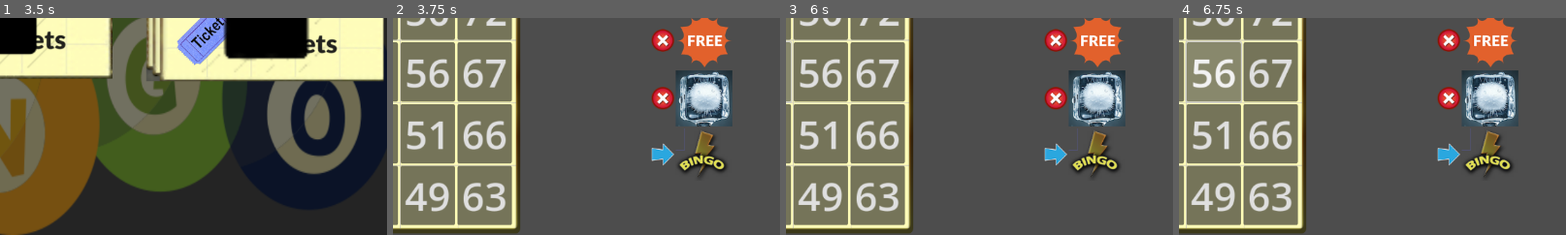
Above: before the commit, frames 1-4 (left to right).
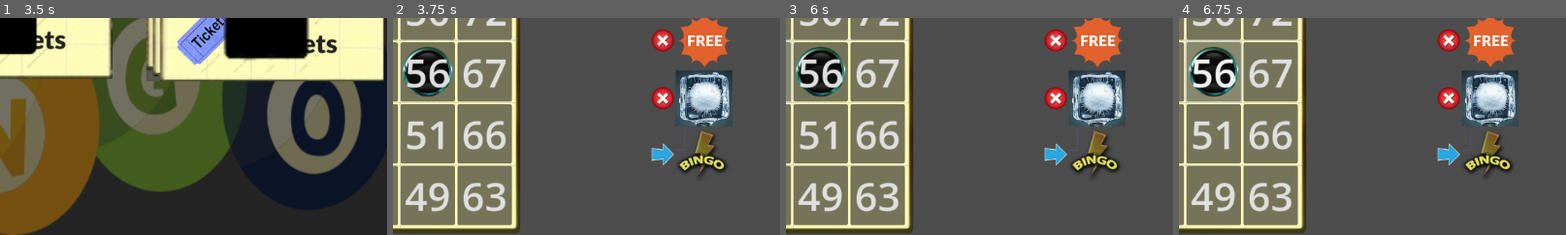
Above: after the commit, the same moments.

Repository: FuadAhmad/dgd-team-repo
Game: Godot game, scene res://main.tscn
Two runs of this game, one before a commit and one after it. Both use one fixed random seed, a clock stepped at 60 frames per second and the inputs below.
Inputs (mouse positions are % of the whole screen's width and height, from its top left):
- Up to frame 1 (3.5 s): click (90, 63) at 0.5 s; click (90, 63) at 1.25 s; click (90, 63) at 2 s; tap Enter at 2.75 s; move the mouse to (30, 63) at 2.77 s; click (30, 63) at 2.92 s
- Up to frame 2 (3.75 s): click (15, 42) at 3.5 s
- Up to frame 3 (6 s): click "8" at 4.25 s; click "18" at 5 s; click "38" at 5.75 s
- Up to frame 4 (6.75 s): click "56" at 6.5 s
The pictures show only the part of the screen within x 49-99%, y 50-100%; the shares and areas given below are measured in that part.

Frame 1 is identical in both runs. In frame 2, 1.8% of the frame differs, in the area x 2-16%, y 13-37%; in frame 3, 1.8%; in frame 4, 1.8%.
Error after the commit: Invalid access of index '5' on a base object of type: 'Array'. (res://Gameplay/board.gd:38)

Commit message:
powerup to parent-powerups mngr

Diff:
--- a/Gameplay/board.gd
+++ b/Gameplay/board.gd
@@ -7,12 +7,14 @@
 var BingoWinScreen
 # Called when the node enters the scene tree for the first time.
 func _ready() -> void:
+
 	make_board()
 	print("Board's parent: ", get_parent().name)
 	gameplay = get_parent()
 	BingoWinScreen = gameplay.get_node("BingoWin")
 	BingoWinScreen.visible = false
 	#print(number2D)
+
 
 
 # Called every frame. 'delta' is the elapsed time since the previous frame.
@@ -35,9 +37,10 @@
 	for button in buttons:
 		var number =  number2D[button_index%5][button_index/5]
 		button.connect("pressed", _on_button_daub.bind(button_index, button, number))
+
 		button.text = str(number)#.pop_back())
 		button_index += 1
-
+	#buttons[13].text = " "
 
 func _on_button_daub(index, button, number):
 	#print("Pressed button index", indx)
@@ -46,6 +49,7 @@
 		daubed2D[index%5][index/5] = 1
 		check_for_bingo()
 		button.disabled = true
+		#button.Icon = load("res://assets/powerups/Dab.png")
 
 func set_bingo_win():
 	BingoWinScreen.visible = true
--- a/Gameplay/board.tscn
+++ b/Gameplay/board.tscn
@@ -18,6 +18,11 @@
 script = ExtResource("1_k0vch")
 
 [node name="Button" type="Button" parent="."]
+custom_minimum_size = Vector2(88, 88)
+layout_mode = 2
+theme_override_font_sizes/font_size = 64
+
+[node name="Button25" type="Button" parent="."]
 custom_minimum_size = Vector2(88, 88)
 layout_mode = 2
 theme_override_font_sizes/font_size = 64
@@ -156,10 +161,3 @@
 size_flags_horizontal = 0
 size_flags_vertical = 0
 theme_override_font_sizes/font_size = 64
-
-[node name="Button25" type="Button" parent="."]
-custom_minimum_size = Vector2(88, 88)
-layout_mode = 2
-size_flags_horizontal = 0
-size_flags_vertical = 0
-theme_override_font_sizes/font_size = 64
--- a/Gameplay/gameplay.tscn
+++ b/Gameplay/gameplay.tscn
@@ -1,10 +1,11 @@
-[gd_scene load_steps=18 format=3 uid="uid://c7c1l6j2kjnsa"]
+[gd_scene load_steps=19 format=3 uid="uid://c7c1l6j2kjnsa"]
 
 [ext_resource type="Script" path="res://Gameplay/gameplay.gd" id="1_k0f4f"]
 [ext_resource type="Texture2D" uid="uid://dagb0tnl2wjrm" path="res://Gameplay/bingo-card2.png" id="2_edurn"]
 [ext_resource type="Script" path="res://Gameplay/ball_call.gd" id="2_j37dy"]
 [ext_resource type="PackedScene" uid="uid://bkhq58ogy7np" path="res://Gameplay/ball.tscn" id="3_r3gmh"]
 [ext_resource type="PackedScene" uid="uid://cu2tp6yfuvbvf" path="res://Gameplay/board.tscn" id="3_sg2tb"]
+[ext_resource type="Texture2D" uid="uid://tjxn3a864u67" path="res://assets/powerups/Dab.png" id="6_76ec1"]
 [ext_resource type="Texture2D" uid="uid://dfatjksuo6srg" path="res://Gameplay/goodBingoBG.jpg" id="6_jqddx"]
 [ext_resource type="Texture2D" uid="uid://cbxx8285qlkfh" path="res://Gameplay/monster.png" id="7_k7qb3"]
 [ext_resource type="Script" path="res://Gameplay/monster.gd" id="8_t26ny"]
@@ -80,7 +81,30 @@
 grow_vertical = 1
 scale = Vector2(0.92, 0.92)
 
+[node name="Button" parent="Board" index="0"]
+icon_alignment = 1
+expand_icon = true
+
+[node name="Button13" parent="Board" index="13"]
+icon = ExtResource("6_76ec1")
+icon_alignment = 1
+expand_icon = true
+
+[node name="Button24" parent="Board" index="24"]
+icon_alignment = 1
+expand_icon = true
+
+[node name="TextureButton2" type="TextureButton" parent="Board"]
+layout_mode = 2
+stretch_mode = 0
+
+[node name="Label" type="Label" parent="Board/TextureButton2"]
+layout_mode = 0
+offset_right = 40.0
+offset_bottom = 23.0
+
 [node name="BingoWin" type="TextureRect" parent="."]
+visible = false
 offset_left = 304.0
 offset_top = 173.0
 offset_right = 773.0
@@ -179,6 +203,7 @@
 [node name="TextureButton" parent="Powerups/VBoxContainer/Powerup6" index="1"]
 texture_normal = ExtResource("17_3tttp")
 
+[editable path="Board"]
 [editable path="Powerups/VBoxContainer/Powerup2"]
 [editable path="Powerups/VBoxContainer/Powerup4"]
 [editable path="Powerups/VBoxContainer/Powerup5"]
--- a/Gameplay/powerup.gd
+++ b/Gameplay/powerup.gd
@@ -15,12 +15,12 @@
 }
 @export var power_status : int
 var power_type
-
+var parent_powerups
 
 func _ready():
-	var parent_node = find_node_in_parents("Powerups")
-	if parent_node:
-		print("Parent node found:", parent_node)
+	parent_powerups = find_node_in_parents("Powerups")
+	if parent_powerups:
+		pass#print("Parent node found:", parent_powerups)
 	else:
 		print("Parent node not found")
 
@@ -61,3 +61,4 @@
 	print("-----powerup status: " + str(power_status))
 	if power_status == 1:
 		print("-----powerup being used.")
+		parent_powerups.use_powerup(2)
--- a/Gameplay/powerupManager.gd
+++ b/Gameplay/powerupManager.gd
@@ -14,6 +14,8 @@
 	powerup_container.add_child(p1)
 
 
+func use_powerup(powerid):
+	print("----using power id: " + str(powerid))
 
 # Called every frame. 'delta' is the elapsed time since the previous frame.
 func _process(delta: float) -> void:
